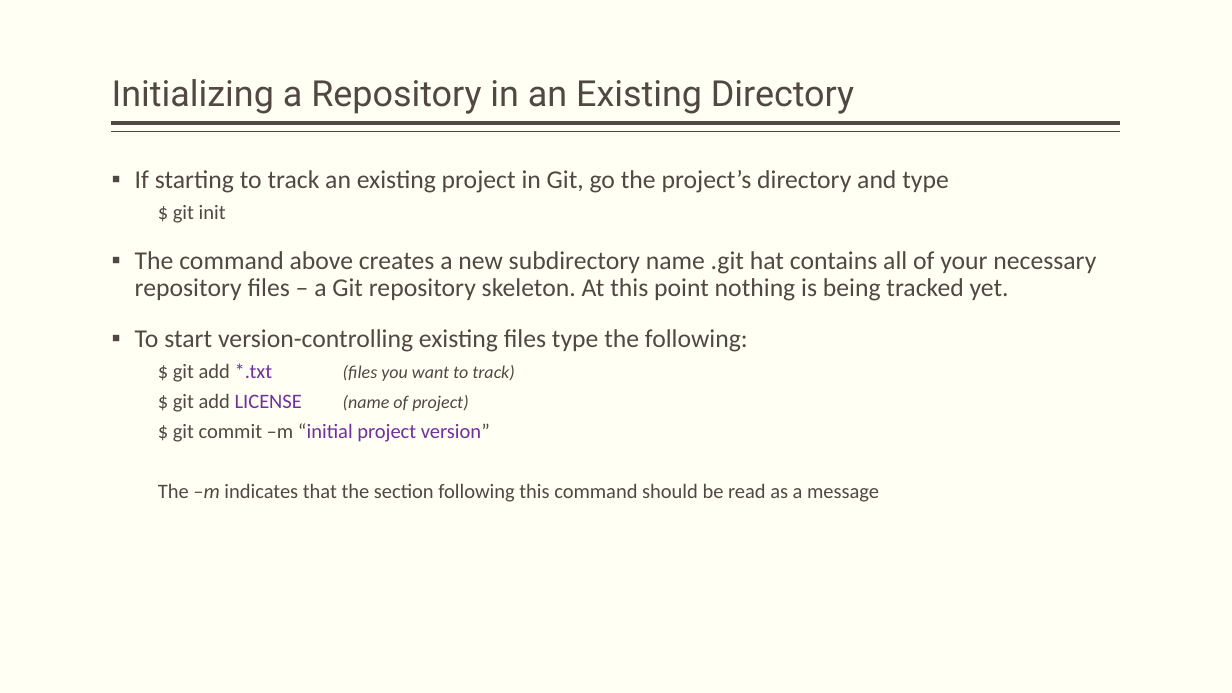
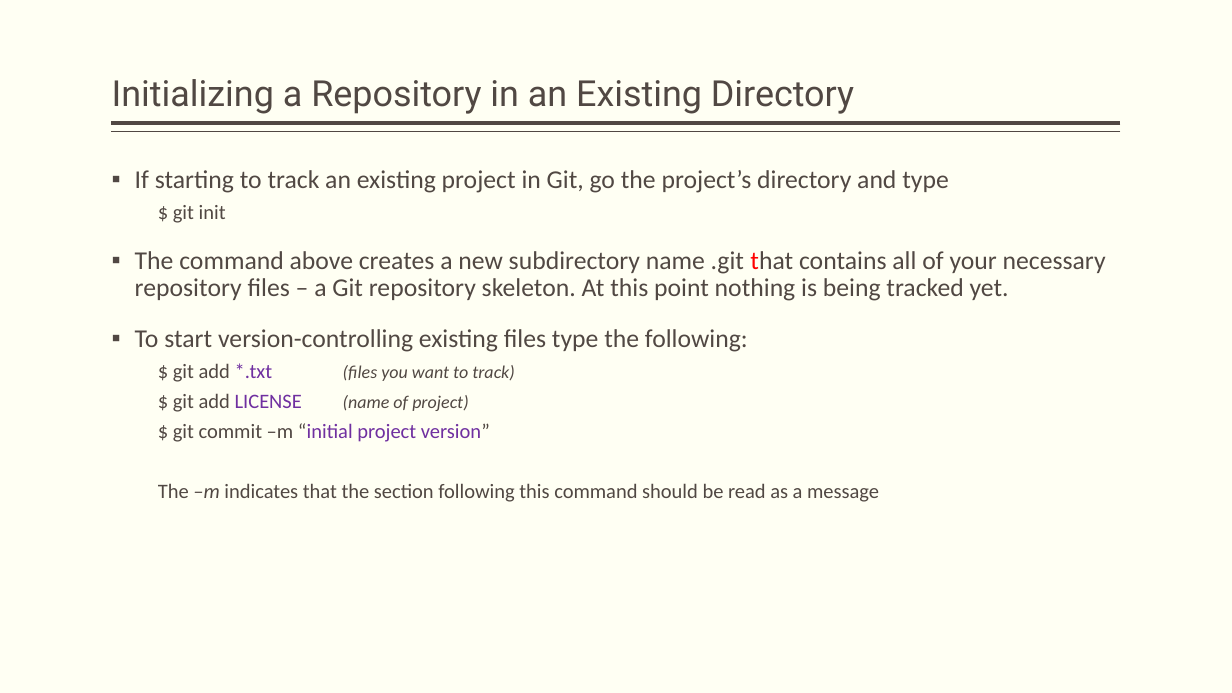
Before and after one commit to rsnedecor/Test, a slide deck: slide 9 of GitHub Tutorial - CQ.pptx. Drawn at 1232x693 pixels with LibreOffice and Linux fonts; fonts in the diff are those of the drawing. Boxes give left, top, right and bottom in pixels: in the first picture for what was removed or moved away, otherwise in the second. Text is boxed around its words. In the diff, an @@ line names an element or a change of style, - is before the commit and + after.

Commit message:
Correction 1
Corrected url and spelling of "that"

```diff
--- a/GitHub Tutorial - CQ.pptx
+++ b/GitHub Tutorial - CQ.pptx
@@ text at <box>135,251,1106,301</box>: text changed @@
-▪ The command above creates a new subdirectory name .git hat contains all of your necessary repository files – a Git repository skeleton. At this point nothing is being tracked yet.
+▪ The command above creates a new subdirectory name .git that contains all of your necessary repository files – a Git repository skeleton. At this point nothing is being tracked yet.
```
Also in this commit, not shown: 2 other slides changed.
